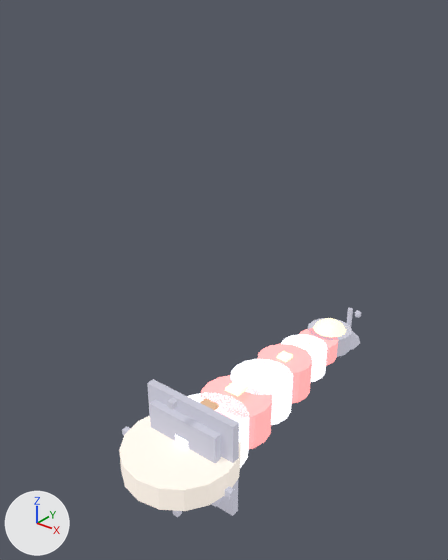
One commit to the glTF model assets/procedural/pretty/lighthouse.glb: the scene before it, then after it.
The view is the same before and after, from a camera (50 mm lens) standing at (3.9, -3.93, 4.99) and looking at (-0.38, 1.43, 1.67). The lights are fixed; the arrows at lower left show +X, +Y and +Z. The older version comes first. Where no turn or scale is listed for an object, it has been applied to the vertices.

In view in the first picture: 'base', 'base_block', 'base_step', 'base_strut', 'base_strut.001', 'base_strut.002', 'base_strut.003', 'door', 'lamp_halo', 'lamp_room', 'roof', 'seg1_white', 'seg2_red', 'seg3_white', 'seg4_red', 'seg5_white', 'seg6_red_top', 'spire', 'spire_ball', 'window1', 'window2', 'window3', 'window4'.
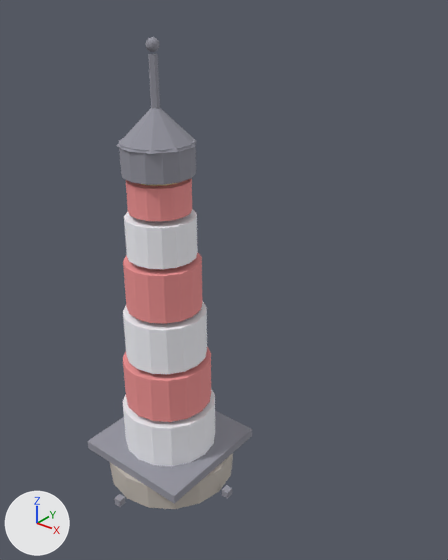
What differs and where, as boxes (x1, y1, x2, y2) in the pictures (448 x 560 px):
'base', recoloured, surface changed, moved: before (119, 416, 241, 511); after (110, 453, 233, 509)
'base_block', recoloured, surface changed, moved, rescaled: before (147, 379, 239, 516); after (87, 411, 252, 504)
'seg2_red', recoloured, surface changed, moved: before (200, 375, 272, 449); after (123, 347, 211, 422)
'seg3_white', surface changed, moved: before (230, 359, 293, 425); after (123, 302, 207, 374)
'seg4_red', recoloured, surface changed, moved: before (258, 344, 312, 404); after (123, 253, 203, 324)
'seg1_white', surface changed, moved: before (175, 392, 249, 468); after (123, 388, 215, 466)
'seg5_white', surface changed, moved: before (281, 334, 327, 382); after (124, 209, 198, 269)
'lamp_room', recoloured, surface changed, moved: before (308, 318, 352, 357); after (119, 138, 196, 185)
'seg6_red_top', recoloured, surface changed, moved: before (299, 328, 338, 365); after (126, 178, 192, 221)
'roof', recoloured, surface changed, moved: before (338, 320, 360, 350); after (117, 107, 196, 154)
'base_step', recoloured, surface changed: (149, 399, 221, 507) in both
'spire', recoloured, surface changed, moved: before (347, 308, 353, 327); after (148, 54, 160, 109)
'lamp_halo', surface changed, moved (mostly hidden afterwards): before (313, 318, 346, 337); after (141, 183, 177, 186)
'window1', surface changed, moved, rescaled (not visible afterwards): before (225, 381, 248, 396)
'spire_ball', recoloured, surface changed, moved: before (355, 310, 361, 318); after (145, 37, 159, 52)
'window2', surface changed, moved (not visible afterwards): before (254, 363, 273, 377)
'base_strut.003', recoloured, surface changed, moved: before (173, 511, 182, 518); after (114, 494, 126, 507)
'base_strut', recoloured, surface changed, moved: before (225, 486, 235, 499); after (222, 485, 232, 498)
'door', rescaled (not visible afterwards): before (200, 398, 219, 410)
'window3', surface changed, moved, rescaled (not visible afterwards): before (277, 351, 293, 362)
'base_strut.001', recoloured, surface changed: (167, 398, 178, 410) in both
'window4', surface changed, moved, rescaled (not visible afterwards): before (297, 339, 311, 349)
'base_strut.002', recoloured, surface changed: (122, 427, 131, 435) in both

The change in detail:
In material 'lh_base' (mat_lh_base), emission_color is no longer (0.55, 0.5, 0.45), light grey #c4bcb3.
In material 'lh_base' (mat_lh_base), emission_strength is no longer 1.0.
In material 'lh_dark' (mat_lh_dark), emission_color is no longer (0.3, 0.3, 0.35), grey #9595a0.
In material 'lh_dark' (mat_lh_dark), emission_strength is no longer 1.0.
In material 'lh_white' (mat_lh_white), emission_strength is no longer 1.0.
In material 'lh_red' (mat_lh_red), emission_color is no longer (0.9, 0.3, 0.3), pink #f39595.
In material 'lh_red' (mat_lh_red), emission_strength is no longer 1.0.
In material 'lh_light' (mat_lh_light), emission_strength is no longer 1.0.
In material 'lh_lamp_halo' (mat_lh_lamp_halo), emission_strength is no longer 1.0.
Object 'base' (ob_base) moves from (0.0, 0.15, 0.0) to (0.0, 0.0, 0.15).
Object 'base_block' (ob_base_block) moves from (0.0, 0.35, 0.0) to (0.0, 0.0, 0.35).
Object 'base_block' (ob_base_block) is rescaled from (1.3, 0.1, 1.3) to (1.3, 1.3, 0.1).
Object 'seg1_white' (ob_seg1_white) moves from (0.0, 0.65, 0.0) to (0.0, 0.0, 0.65).
Object 'seg2_red' (ob_seg2_red) moves from (0.0, 1.2, 0.0) to (0.0, 0.0, 1.2).
Object 'seg3_white' (ob_seg3_white) moves from (0.0, 1.75, 0.0) to (0.0, 0.0, 1.75).
Object 'seg4_red' (ob_seg4_red) moves from (0.0, 2.3, 0.0) to (0.0, 0.0, 2.3).
Object 'seg5_white' (ob_seg5_white) moves from (0.0, 2.8, 0.0) to (0.0, 0.0, 2.8).
Object 'seg6_red_top' (ob_seg6_red_top) moves from (0.0, 3.2, 0.0) to (0.0, 0.0, 3.2).
Object 'door' (ob_door) is rescaled from (0.2, 0.45, 0.04) to (0.2, 0.04, 0.45).
Object 'window1' (ob_window1) moves from (0.0, 1.2, 0.36) to (0.0, 0.36, 1.2).
Object 'window1' (ob_window1) is rescaled from (0.2, 0.2, 0.04) to (0.2, 0.04, 0.2).
Object 'window2' (ob_window2) moves from (0.0, 1.8, 0.32) to (0.0, 0.32, 1.8).
Object 'window3' (ob_window3) moves from (0.0, 2.3, 0.28) to (0.0, 0.28, 2.3).
Object 'window3' (ob_window3) is rescaled from (0.16, 0.16, 0.04) to (0.16, 0.04, 0.16).
Object 'window4' (ob_window4) moves from (0.0, 2.8, 0.24) to (0.0, 0.24, 2.8).
Object 'window4' (ob_window4) is rescaled from (0.14, 0.14, 0.04) to (0.14, 0.04, 0.14).
Object 'lamp_room' (ob_lamp_room) moves from (0.0, 3.55, 0.0) to (0.0, 0.0, 3.55).
Object 'lamp_halo' (ob_lamp_halo) moves from (0.0, 3.55, 0.0) to (0.0, 0.0, 3.55).
Object 'roof' (ob_roof) moves from (0.0, 3.85, 0.0) to (0.0, 0.0, 3.85).
Object 'spire' (ob_spire) moves from (0.0, 4.2, 0.0) to (0.0, 0.0, 4.2).
Object 'spire_ball' (ob_spire_ball) moves from (0.0, 4.5, 0.0) to (0.0, 0.0, 4.5).
Object 'base_strut' (ob_base_strut) moves from (0.8, 0.05, 0.0) to (0.8, 0.0, 0.05).
Object 'base_strut.003' (ob_base_strut_003) moves from (0.0, 0.05, -0.8) to (0.0, -0.8, 0.05).
